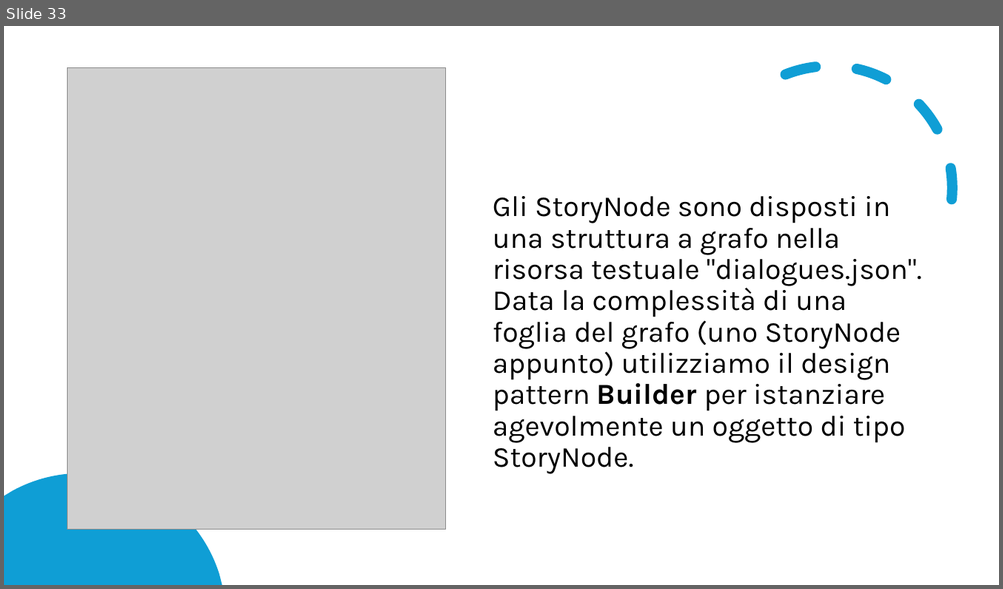
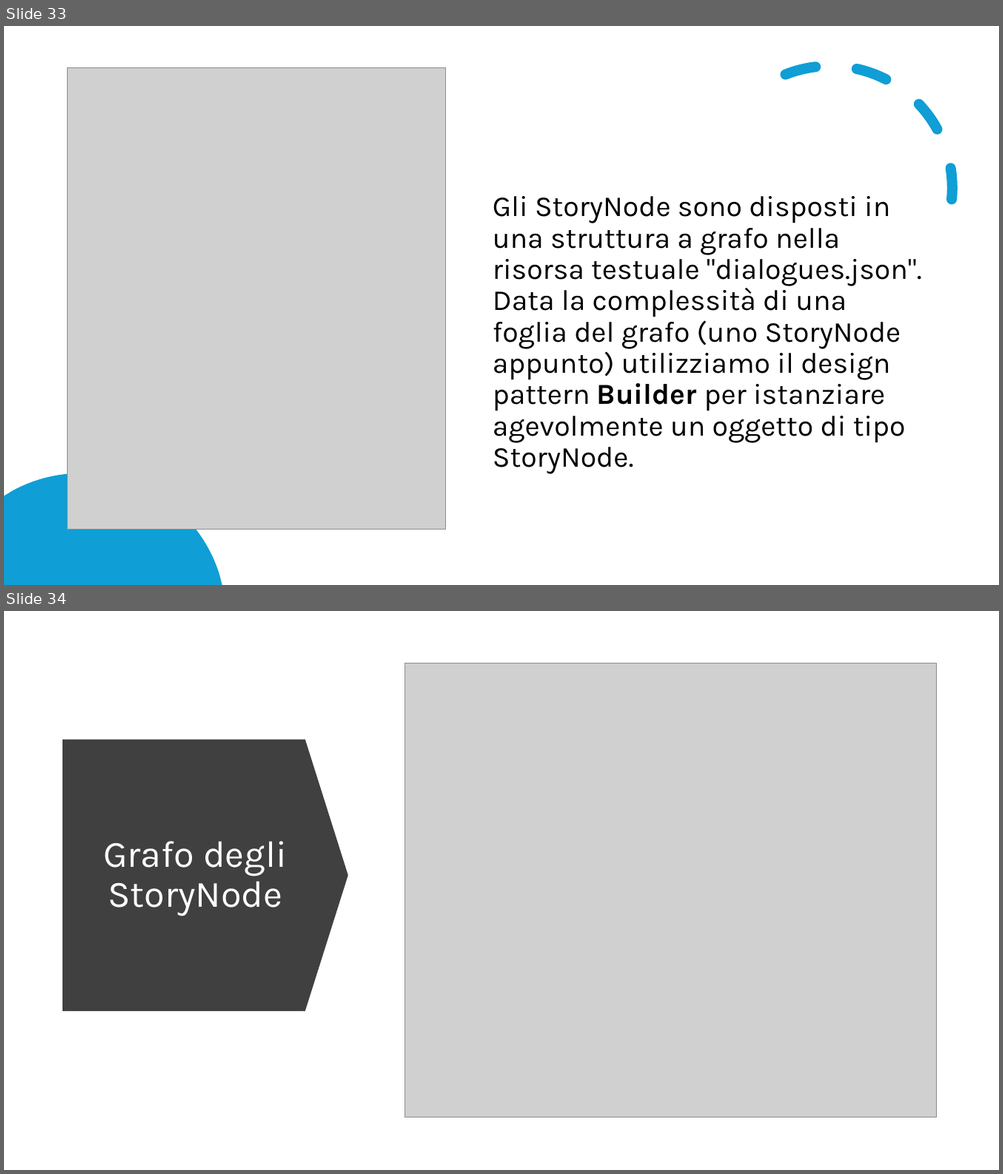
Before and after one commit to samMM-cs/iss-team2, a slide deck: Revisione.pptx. Shown one above the other, each under a label of ours: slide 33 before the commit, slides 33 and 34 after it. The pictures are 1003x589 and 1003x1174 pixels, drawn with LibreOffice and Linux fonts; fonts in the diff are those of the drawing; grey boxes stand for pictures. Boxes give left, top, right and bottom in pixels: in the first picture for what was removed or moved away, otherwise in the second. Text is boxed around its words. In the diff, an @@ line names an element or a change of style, - is before the commit and + after.

```diff
--- a/Revisione.pptx
+++ b/Revisione.pptx
@@ slide 34 added at bbox=[4, 611, 999, 1170], background #FFFFFF @@
@@ picture added at bbox=[404, 664, 936, 1118] @@
@@ down arrow added at bbox=[63, 739, 349, 1011], fill #404040 @@
@@ title added at bbox=[103, 841, 287, 917], 36 pt, text #FFFFFF @@
+Grafo degli StoryNode
```
Also in this commit, not shown: 1 slide changed, 1 slide removed.
